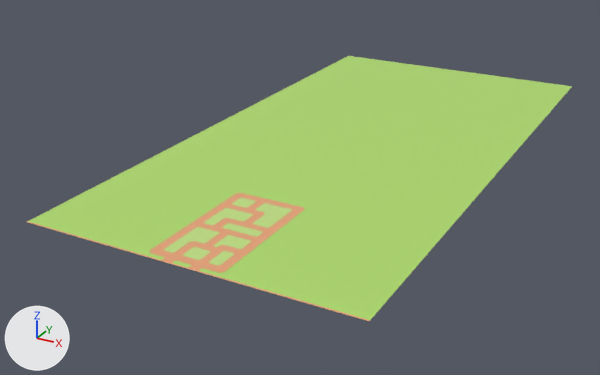
One commit to the FBX model Assets/000.Eeeeden/00-Fbxs/01-Map/Map-Stage-1.fbx: the scene before it, then after it.
One viewpoint serves both versions: a 50 mm lens placed at (68.2, -72.5, 60.4), pointed at (-8.1, 66.2, -8.9). Arrows for +X, +Y and +Z are at lower left; the lights stay in place. Where no turn or scale is listed for an object, it has been applied to the vertices.

The first picture shows 'Map-Stage-1'.
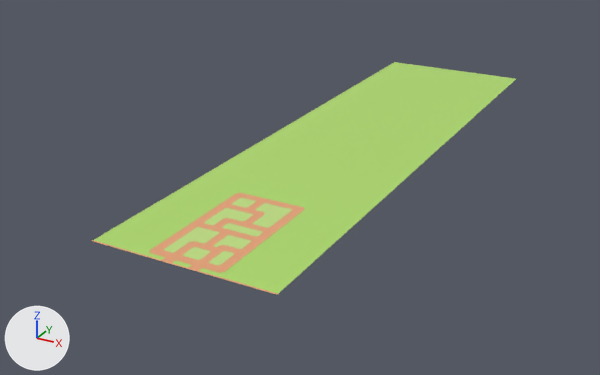
Edits to the bpy script that builds the scene:
```text
Change me_map_stage_1:
    where me_map_stage_1.from_pydata(...)  # 243 vertices, 59 faces; spans x -31.0..31.0, y 14.1..136.3, z 0.0
    used by ob_map_stage_1; location = (0.0, 0.0, 0.0)
    before: 0 (31.0, 136.3, 0.0) at pixel (572, 86), 1 (-31.0, 136.3, 0.0) at pixel (348, 55), 161 (-31.0, 14.4, 0.0) at pixel (27, 221), 162 (31.0, 14.4, 0.0) at pixel (370, 320), 163 (-31.0, 14.1, 0.0) at pixel (26, 222)
    before: 164 (31.0, 14.1, 0.0) at pixel (369, 321), 165 (-31.0, 14.4, 0.0) at pixel (27, 221), 166 (31.0, 14.4, 0.0) at pixel (370, 320)
    me_map_stage_1 part 1
    add for i in [0, 162, 164, 166]: me_map_stage_1.vertices[i].co += Vector((-14.1, 0.0, 0.0))
    add for i in [1, 161, 163, 165]: me_map_stage_1.vertices[i].co += Vector((14.1, 0.0, 0.0))
```

Where the change shows, as pixel boxes (x1, y1, x2, y2) in the pictures (600 x 375 px):
'Map-Stage-1', reshaped (22% narrower, 12% shorter)
    before: (27, 56, 572, 321)
    after: (92, 62, 516, 295)
